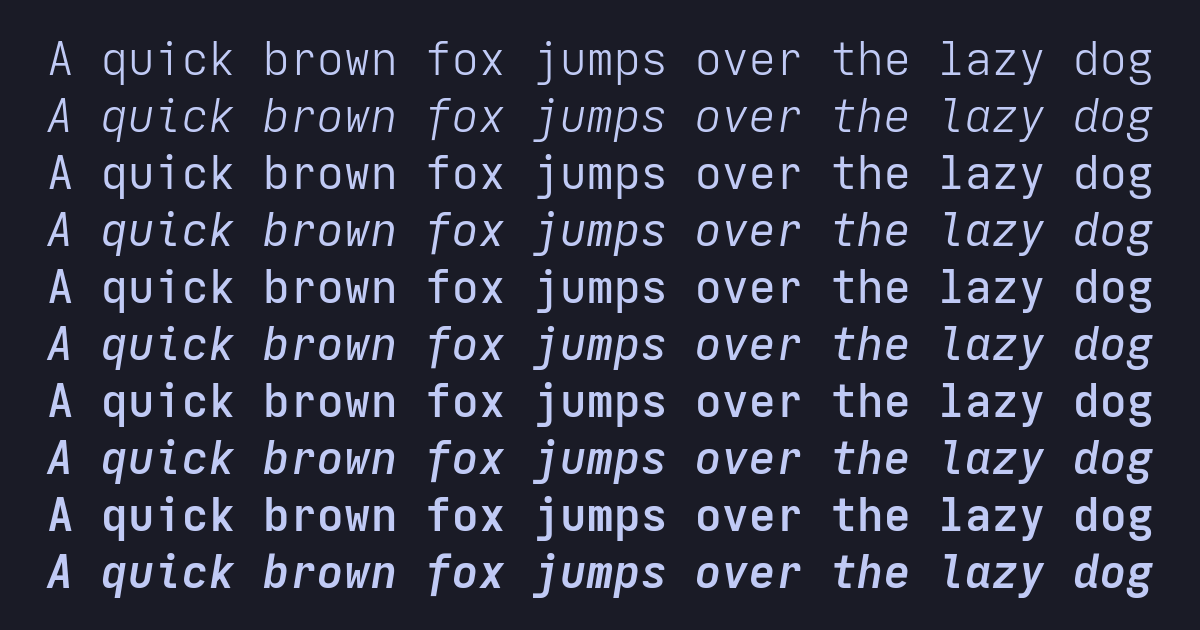
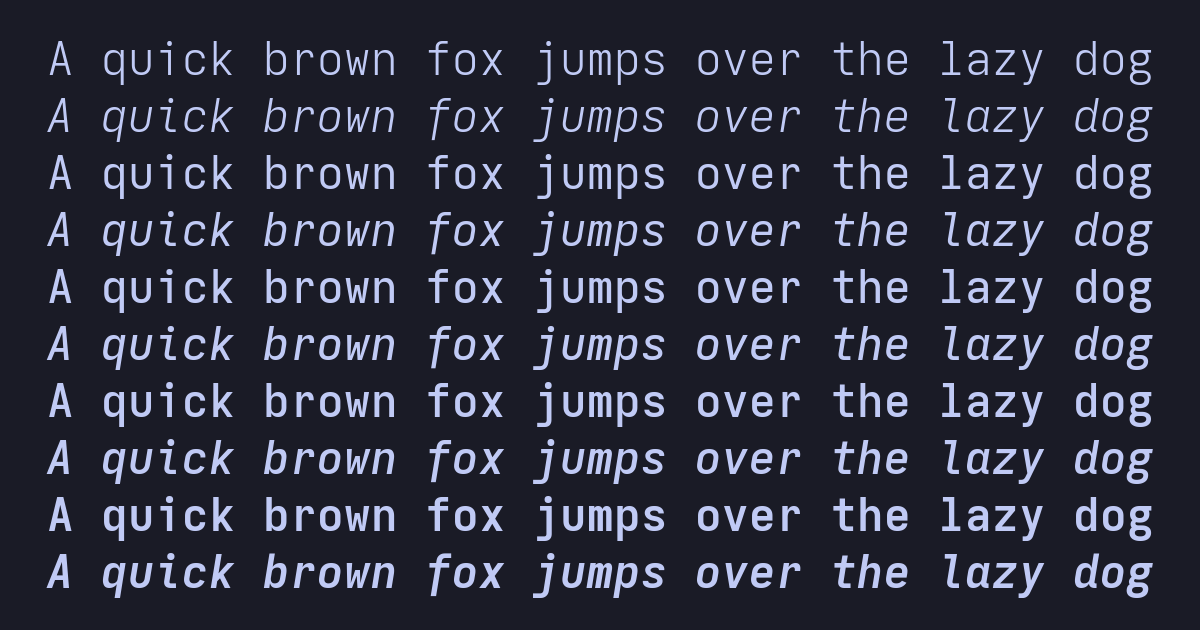
Layer changes from the first 1200×630 image to the second:
painted on "A quick brown fox jumps over t..." over [217, 51, 1151, 598]
